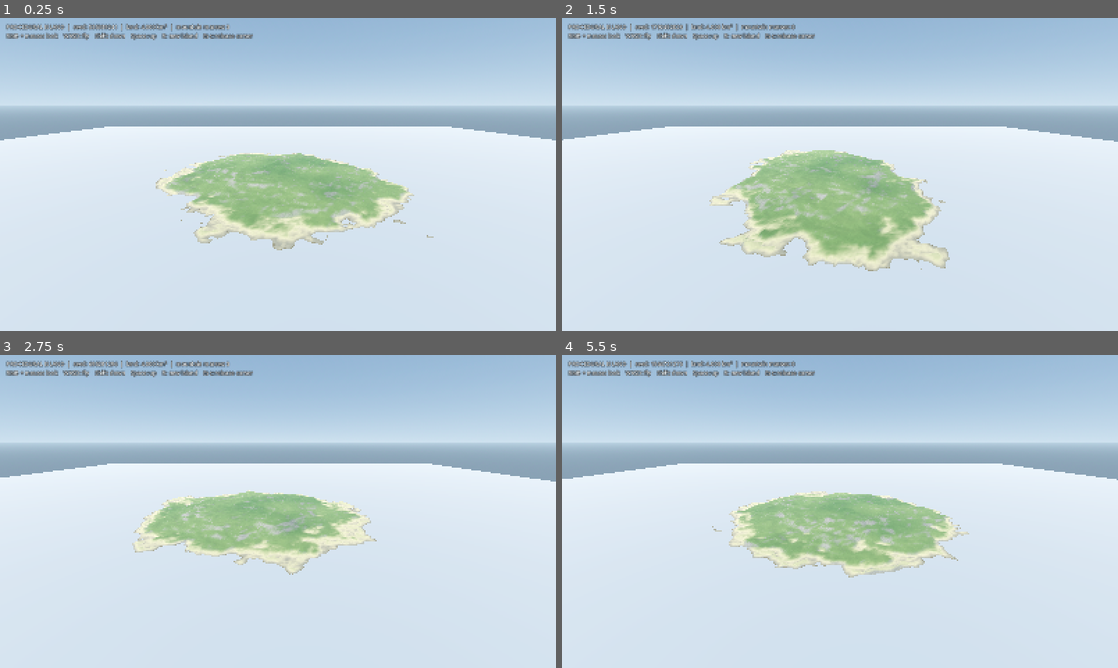
Above: before the commit, frames 1-4 (two rows, left to right).
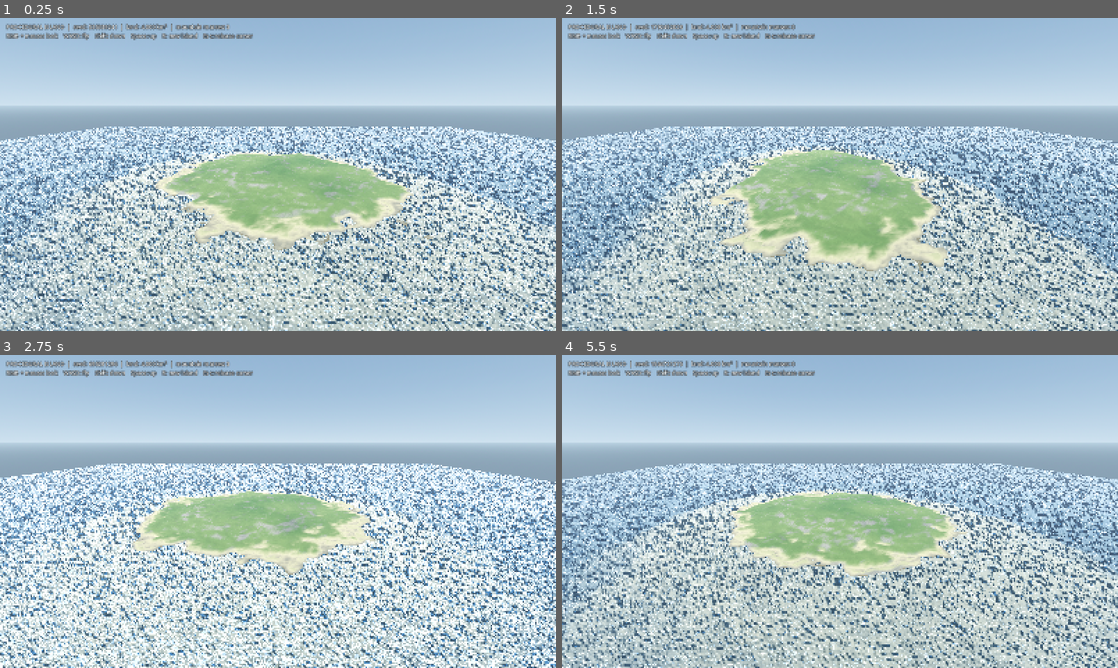
Above: after the commit, the same moments.

Repository: Temeramor/PG-Island
Game: Godot game, scene res://main.tscn
Same seed, same stepped clock (60 frames per second), same inputs: the game is played once before the commit and once after it.
Inputs (mouse positions are in pixels of both pictures, inside the frame that each line leads up to):
- Up to frame 1 (0.25 s): no input
- Up to frame 2 (1.5 s): tap Enter at 0.5 s; move the mouse to (962, 158) at 0.52 s; hold D 0.53-1.28 s; tap R at 0.6 s; click (962, 158) at 0.67 s; tap Space at 0.77 s; move the mouse to (728, 190) at 1.27 s; hold S from 1.28 s (still down); tap Shift at 1.35 s
- Up to frame 3 (2.75 s): tap Space at 1.52 s; move the mouse to (333, 442) at 2.02 s; release S at 2.03 s; hold D from 2.03 s (still down); tap R at 2.1 s
- Up to frame 4 (5.5 s): move the mouse to (812, 574) at 2.77 s; release D at 2.78 s; hold W 2.78-3.53 s; tap Shift at 2.85, 4.35 s; click (812, 574) at 2.92 s; tap Space at 3.02, 3.77, 4.52 s; move the mouse to (1006, 558) at 3.52 s; hold A 3.53-5.03 s; tap R at 3.6, 5.1 s; move the mouse to (673, 464) at 4.27 s; move the mouse to (867, 511) at 5.02 s; hold S from 5.03 s (still down); click (867, 511) at 5.17 s

The runs differ from the first frame. In frame 1, 43% of the frame differs, in the area x 0-100%, y 34-100%; in frame 2, 44%; in frame 3, 43%; in frame 4, 45%.

Commit message:
Move water depth reconstruction into fragment shader

Diff:
--- a/shaders/water.gdshader
+++ b/shaders/water.gdshader
@@ -67,11 +67,6 @@
 	return offset;
 }
 
-vec3 reconstruct_view_position(vec2 uv, float depth) {
-	vec4 view_position = inverse(PROJECTION_MATRIX) * vec4(uv * 2.0 - 1.0, depth, 1.0);
-	return view_position.xyz / max(view_position.w, 0.00001);
-}
-
 void vertex() {
 	vec3 base_world = (MODEL_MATRIX * vec4(VERTEX, 1.0)).xyz;
 	vec3 wave_normal;
@@ -83,7 +78,9 @@
 }
 
 void fragment() {
-	vec3 scene_view_position = reconstruct_view_position(SCREEN_UV, texture(scene_depth, SCREEN_UV).r);
+	float scene_depth_value = texture(scene_depth, SCREEN_UV).r;
+	vec4 scene_view_h = INV_PROJECTION_MATRIX * vec4(SCREEN_UV * 2.0 - 1.0, scene_depth_value, 1.0);
+	vec3 scene_view_position = scene_view_h.xyz / max(scene_view_h.w, 0.00001);
 	float water_view_z = (VIEW_MATRIX * vec4(water_world_position, 1.0)).z;
 	float thickness = max(water_view_z - scene_view_position.z, 0.0);
 
@@ -94,7 +91,9 @@
 	vec3 view_n = normalize((VIEW_MATRIX * vec4(world_n, 0.0)).xyz);
 
 	vec2 refracted_uv = SCREEN_UV + view_n.xy * refraction_strength * clamp(thickness / 30.0, 0.0, 1.0);
-	vec3 refracted_scene = reconstruct_view_position(refracted_uv, texture(scene_depth, refracted_uv).r);
+	float refracted_depth_value = texture(scene_depth, refracted_uv).r;
+	vec4 refracted_view_h = INV_PROJECTION_MATRIX * vec4(refracted_uv * 2.0 - 1.0, refracted_depth_value, 1.0);
+	vec3 refracted_scene = refracted_view_h.xyz / max(refracted_view_h.w, 0.00001);
 	if (refracted_scene.z > water_view_z) {
 		refracted_uv = SCREEN_UV;
 		refracted_scene = scene_view_position;
